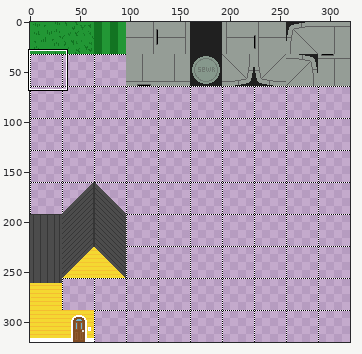
File history of a sprite sheet, resources/images/tiles.png. Above: a wide view before the commit, with the close-up outlined.
Close-up. Before the commit:
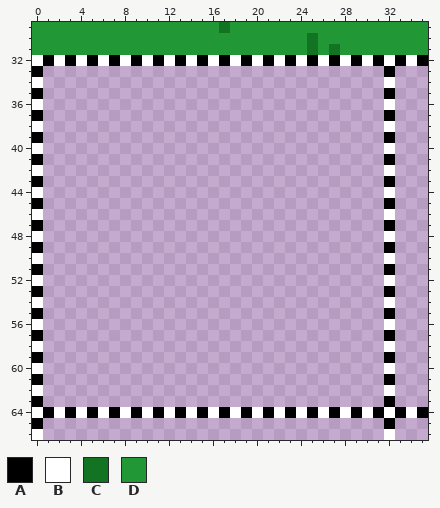
The file is 320x320 pixels. Colours within 5 levels of each other are drawn and written as one. Shown: x 0..35, y 29..66. The commit also changed other parts of the picture, which this record leaves out.
Palette (. is transparent): A #000000  B #ffffff  C #127422  D #229735
Pixels before, first column x 0:
29 DDDDDDDDDDDDDDDDDCDDDDDDDDDDDDDDDDDD
30 DDDDDDDDDDDDDDDDDDDDDDDDDCDDDDDDDDDD
31 DDDDDDDDDDDDDDDDDDDDDDDDDCDCDDDDDDDD
32 BABABABABABABABABABABABABABABABABABA
33 A...............................A...
34 B...............................B...
35 A...............................A...
36 B...............................B...
37 A...............................A...
38 B...............................B...
39 A...............................A...
40 B...............................B...
41 A...............................A...
42 B...............................B...
43 A...............................A...
44 B...............................B...
45 A...............................A...
46 B...............................B...
47 A...............................A...
48 B...............................B...
49 A...............................A...
50 B...............................B...
51 A...............................A...
52 B...............................B...
53 A...............................A...
54 B...............................B...
55 A...............................A...
56 B...............................B...
57 A...............................A...
58 B...............................B...
59 A...............................A...
60 B...............................B...
61 A...............................A...
62 B...............................B...
63 A...............................A...
64 BABABABABABABABABABABABABABABABABABA
65 A...............................A...
66 B...............................B...
And afterwards:
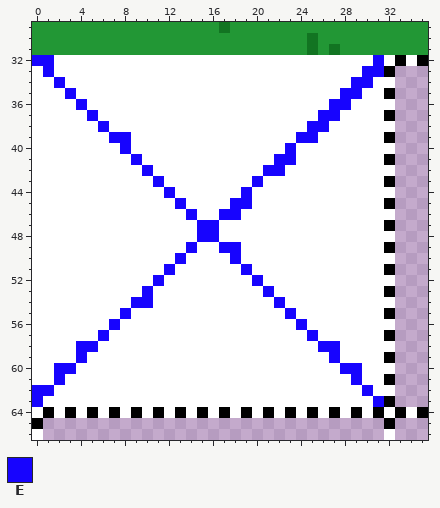
Colours new in this view: E #1704fe
Edits made:
The edit adds colour B in row 33 at x 2 to 29; in row 34 at x 1, 3 to 28 and 31; in row 35 at x 1 to 2, 4 to 27 and 30 to 31; in row 36 at x 1 to 3, 5 to 26 and 29 to 31; in row 37 at x 1 to 4, 6 to 25 and 28 to 31; in row 38 at x 1 to 5, 7 to 24 and 27 to 31.
The edit adds colour B in row 39 at x 1 to 6, 9 to 23 and 26 to 31; in row 40 at x 1 to 7, 9 to 22 and 24 to 31; in row 41 at x 1 to 8, 10 to 21 and 24 to 31; in row 42 at x 1 to 9, 11 to 20 and 23 to 31; in row 43 at x 1 to 10, 12 to 19 and 21 to 31; in row 44 at x 1 to 11, 13 to 18 and 20 to 31.
The edit adds colour B in row 45 at x 1 to 12, 14 to 17 and 20 to 31; in row 46 at x 1 to 13, 15 to 16 and 19 to 31; in rows 47 to 48 at x 1 to 14 and 17 to 31; in row 49 at x 1 to 13, 15 to 16 and 19 to 31; in row 50 at x 1 to 12, 14 to 17 and 19 to 31; in row 51 at x 1 to 11, 13 to 18 and 20 to 31.
The edit adds colour B in row 52 at x 1 to 10, 12 to 19 and 21 to 31; in row 53 at x 1 to 9, 11 to 20 and 22 to 31; in row 54 at x 1 to 8, 11 to 21 and 23 to 31; in row 55 at x 1 to 7, 9 to 22 and 24 to 31; in row 56 at x 1 to 6, 8 to 23 and 25 to 31; in row 57 at x 1 to 5, 7 to 24 and 26 to 31.
The edit adds colour B in row 58 at x 1 to 3, 6 to 25 and 28 to 31; in row 59 at x 1 to 3, 5 to 26 and 28 to 31; in row 60 at x 1, 4 to 27 and 30 to 31; in row 61 at x 1, 3 to 28 and 30 to 31; in row 62 at x 2 to 29 and 31; in row 63 at x 1 to 30.
Colour A gives way to colour B in row 32 at x 3, 5, 7, 9, 11, 13, 15, 17, 19, 21, 23, 25, 27 and 29; in row 33 at x 0; in row 35 at x 0; in row 37 at x 0; in row 39 at x 0; in row 41 at x 0.
Colour A gives way to colour B in row 43 at x 0; in row 45 at x 0; in row 47 at x 0; in row 49 at x 0; in row 51 at x 0; in row 53 at x 0.
Colour A gives way to colour B in row 55 at x 0; in row 57 at x 0; in row 59 at x 0; in row 61 at x 0.
The edit adds colour E in row 33 at x 1 and 30 to 31; in row 34 at x 2 and 29 to 30; in row 35 at x 3 and 28 to 29; in row 36 at x 4 and 27 to 28; in row 37 at x 5 and 26 to 27; in row 38 at x 6 and 25 to 26.
The edit adds colour E in row 39 at x 7 to 8 and 24 to 25; in row 40 at x 8 and 23; in row 41 at x 9 and 22 to 23; in row 42 at x 10 and 21 to 22; in row 43 at x 11 and 20; in row 44 at x 12 and 19.
The edit adds colour E in row 45 at x 13 and 18 to 19; in row 46 at x 14 and 17 to 18; in rows 47 to 48 at x 15 to 16; in row 49 at x 14 and 17 to 18; in row 50 at x 13 and 18; in row 51 at x 12 and 19.
The edit adds colour E in row 52 at x 11 and 20; in row 53 at x 10 and 21; in row 54 at x 9 to 10 and 22; in row 55 at x 8 and 23; in row 56 at x 7 and 24; in row 57 at x 6 and 25.
The edit adds colour E in row 58 at x 4 to 5 and 26 to 27; in row 59 at x 4 and 27; in row 60 at x 2 to 3 and 28 to 29; in row 61 at x 2 and 29; in row 62 at x 1 and 30; in row 63 at x 31.
Colour A gives way to colour E in row 32 at x 1 and 31; in row 63 at x 0.
Colour B gives way to colour E in row 32 at x 0; in row 62 at x 0.
Pixel boxes of the changes (left, top, right, bottom) in both close-ups:
changed: (32, 55, 384, 407)
